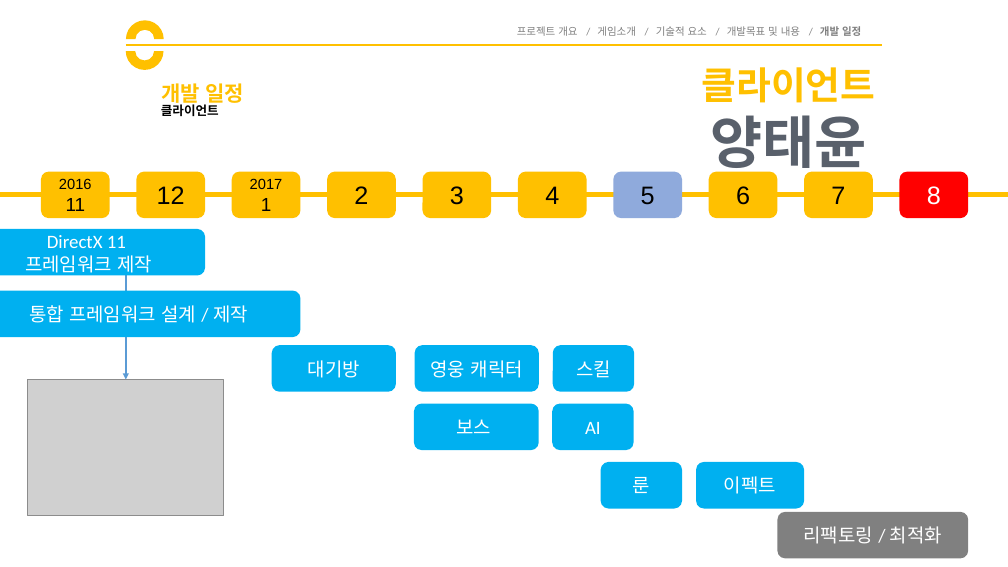
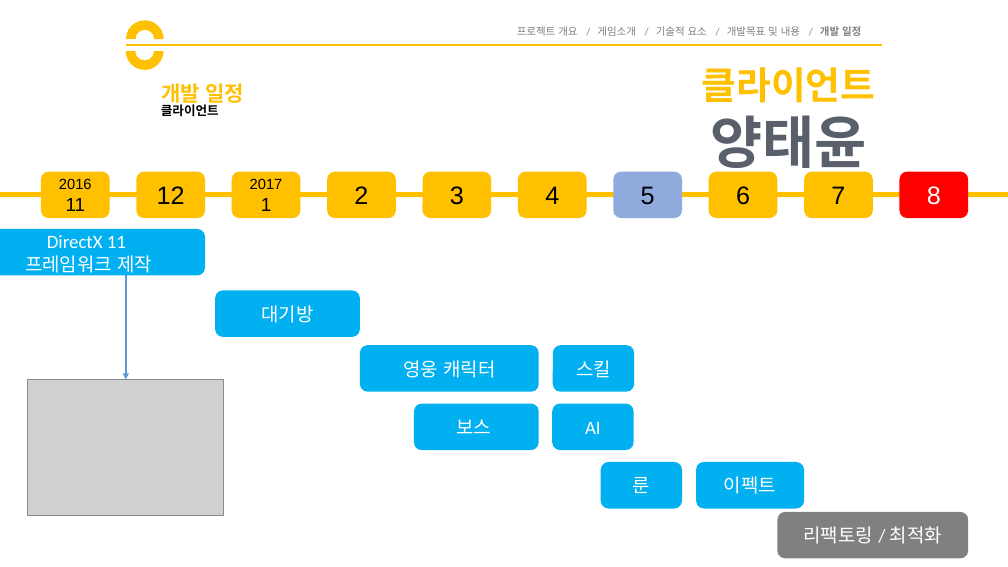
Before and after one commit to goddun/Report, a slide deck: slide 20 of BossLocker_김홍일_양태윤_조소연.pptx (slide 21 before the commit). Drawn at 1008x567 pixels with LibreOffice and Linux fonts; fonts in the diff are those of the drawing; grey boxes stand for pictures. Boxes give left, top, right and bottom in pixels: in the first picture for what was removed or moved away, otherwise in the second. Text is boxed around its words. In the diff, an @@ line names an element or a change of style, - is before the commit and + after.

```diff
--- a/BossLocker_김홍일_양태윤_조소연.pptx
+++ b/BossLocker_김홍일_양태윤_조소연.pptx
@@ rounded rectangle removed at bbox=[0, 290, 301, 337] @@
-통합 프레임워크 설계 / 제작
@@ rounded rectangle "대기방": place and size @@
-rounded rectangle "대기방" at bbox=[271, 346, 395, 392]
+rounded rectangle "대기방" at bbox=[216, 290, 360, 337]
@@ rounded rectangle "영웅 캐릭터": place and size @@
-rounded rectangle "영웅 캐릭터" at bbox=[414, 346, 538, 392]
+rounded rectangle "영웅 캐릭터" at bbox=[360, 346, 539, 392]
```
Also in this commit, not shown: 7 other slides changed, 1 slide removed, 2 other files.
